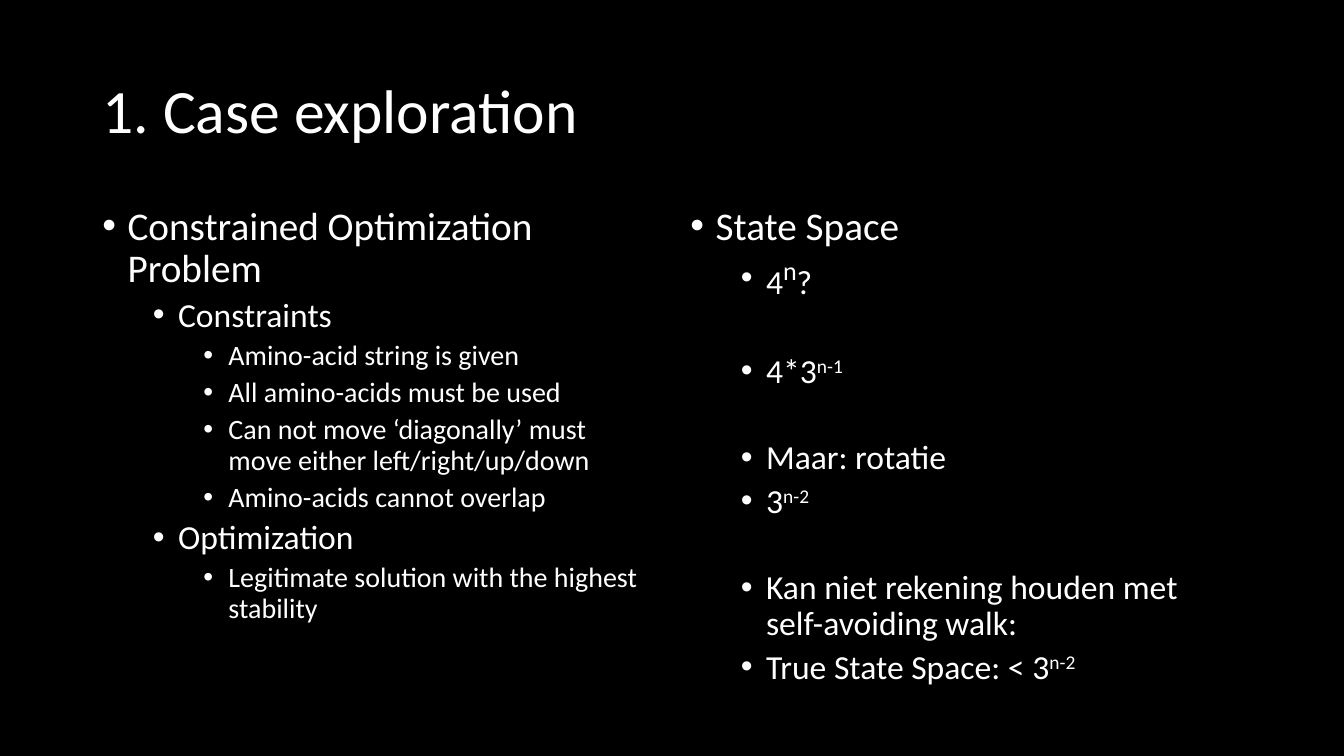
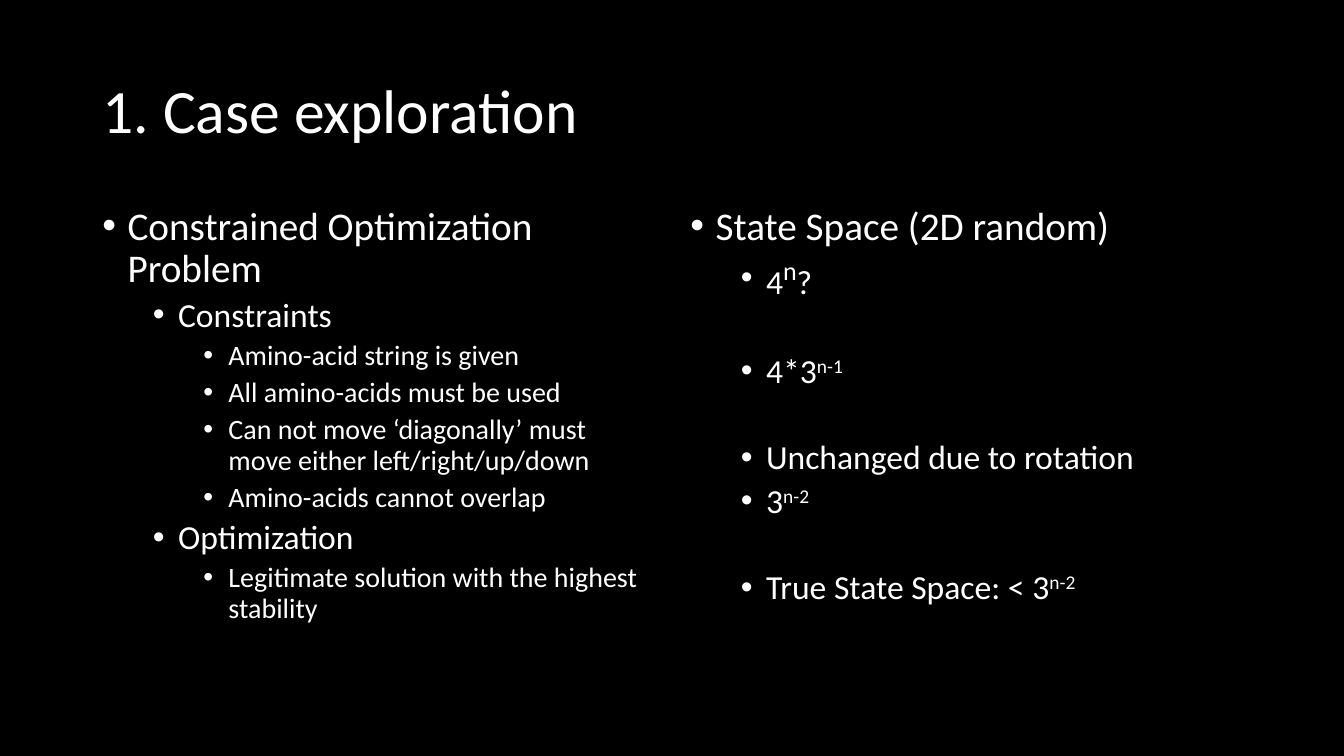
Before and after one commit to Loek21/Protein-Pow-d-er, a slide deck: slide 5 of Documentation/PPP, Week 2, Meeting 1.pptx. Drawn at 1344x756 pixels with LibreOffice and Linux fonts; fonts in the diff are those of the drawing. Boxes give left, top, right and bottom in pixels: in the first picture for what was removed or moved away, otherwise in the second. Text is boxed around its words. In the diff, an @@ line names an element or a change of style, - is before the commit and + after.

```diff
--- a/Documentation/PPP, Week 2, Meeting 1.pptx
+++ b/Documentation/PPP, Week 2, Meeting 1.pptx
@@ text at [716, 211, 1109, 247]: text changed @@
-• State Space
+• State Space (2D random)
@@ text at [766, 445, 1134, 475]: text changed @@
-  • Maar: rotatie
+  • Unchanged due to rotation
@@ text at [766, 575, 1178, 641]: paragraph removed @@
-  • Kan niet rekening houden met self-avoiding walk:
```
Also in this commit, not shown: 1 other slide changed, 2 slides removed, 4 other files.
